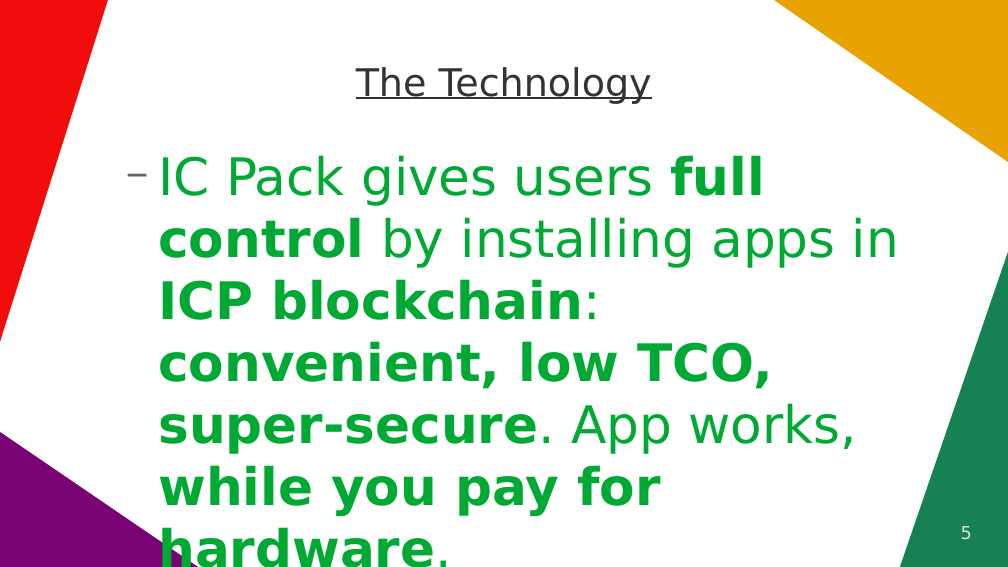
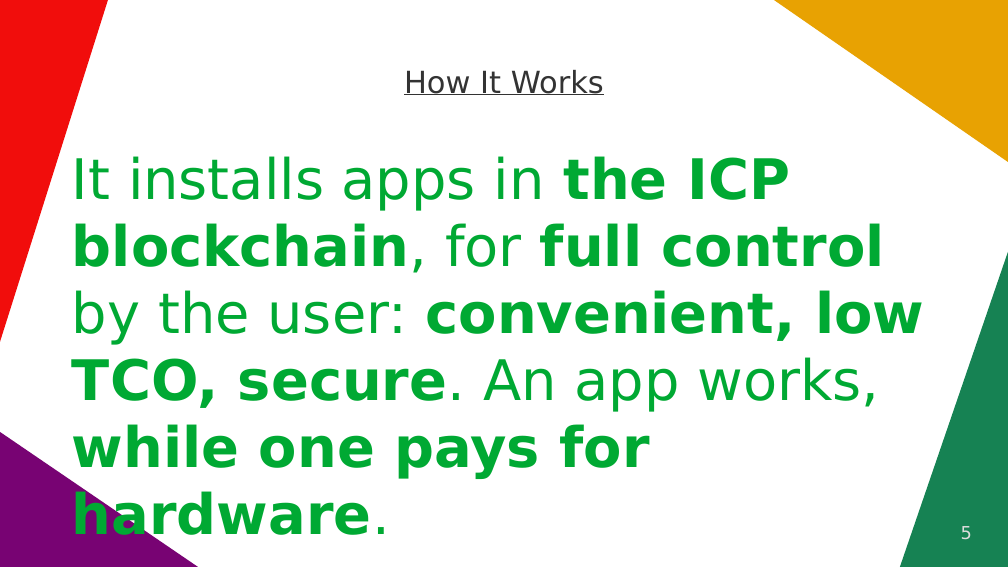
Before and after one commit to vporton/icp-package-manager, a slide deck: slide 5 of docs/short-pitchdeck.odp. Drawn at 1008x567 pixels with LibreOffice and Linux fonts; fonts in the diff are those of the drawing. Boxes give left, top, right and bottom in pixels: in the first picture for what was removed or moved away, otherwise in the second. Text is boxed around its words. In the diff, an @@ line names an element or a change of style, - is before the commit and + after.

```diff
--- a/docs/short-pitchdeck.odp
+++ b/docs/short-pitchdeck.odp
@@ title at box(404, 70, 604, 95): text changed; size 30 to 24 pt @@
-The Technology
+How It Works
@@ text at box(72, 156, 924, 479): text changed; size 40.7 to 44 pt @@
-  − IC Pack gives users full control by installing apps in ICP blockchain: convenient, low TCO, super-secure. App works, while you pay for hardware.
+It installs apps in the ICP blockchain, for full control by the user: convenient, low TCO, secure. An app works, while one pays for hardware.
```
Also in this commit, not shown: 6 other slides changed, 4 slides added, 4 slides removed, 1 other file.
